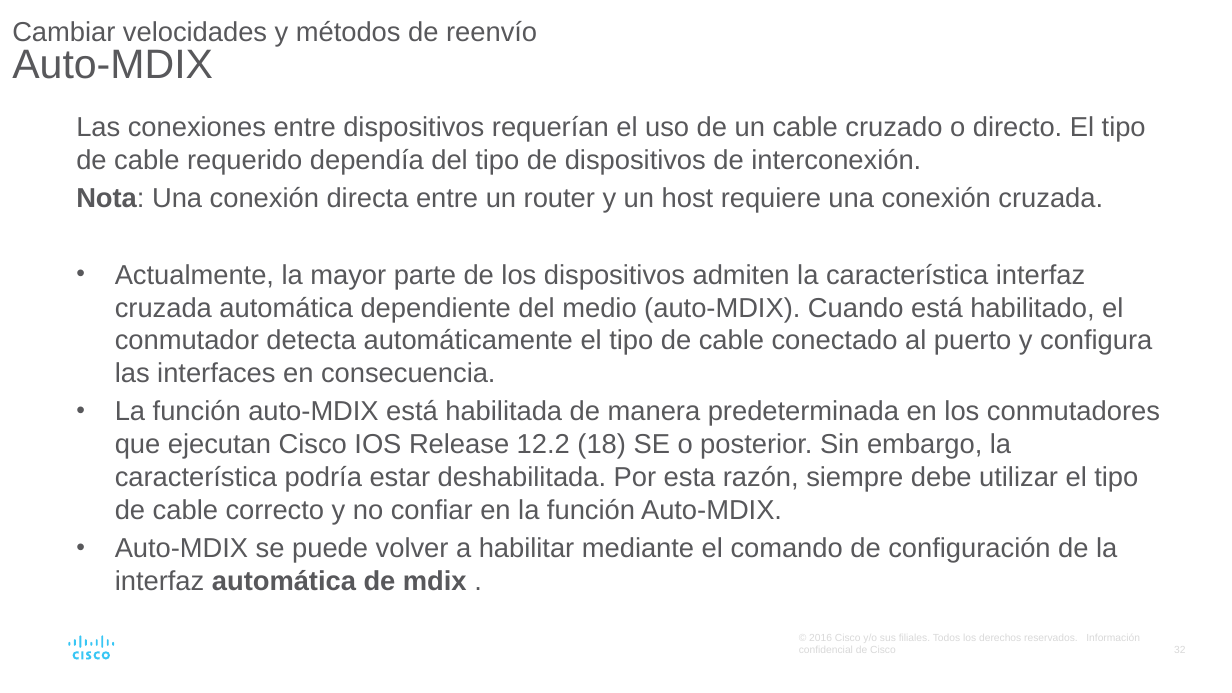
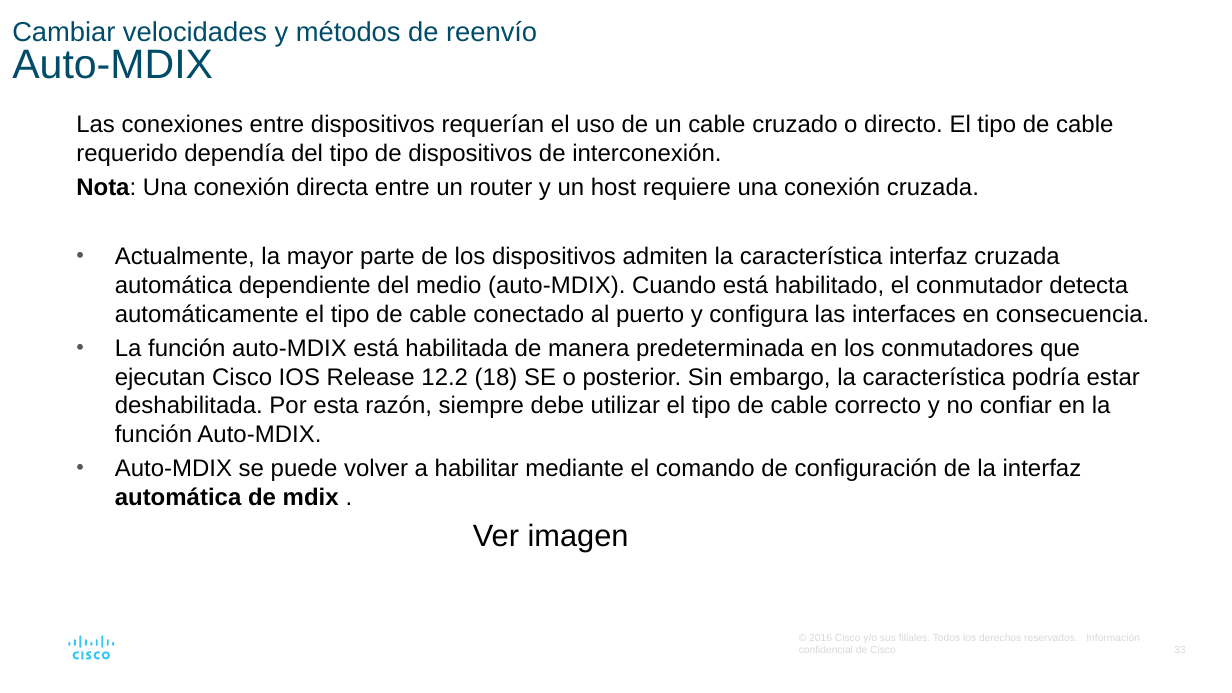
Before and after one commit to giganteavila/PAR, a slide deck: slide 33 of Presentaciones/7-Switching Ethernet.odp (slide 32 before the commit). Drawn at 1232x693 pixels with LibreOffice and Linux fonts; fonts in the diff are those of the drawing. Boxes give left, top, right and bottom in pixels: in the first picture for what was removed or moved away, otherwise in the second. Text is boxed around its words. In the diff, an @@ line names an element or a change of style, - is before the commit and + after.

```diff
--- a/Presentaciones/7-Switching Ethernet.odp
+++ b/Presentaciones/7-Switching Ethernet.odp
@@ title "Cambiar velocidades y métodos de ..." at (x1=12, y1=21, x2=537, y2=79): text colour #58585B to #004C69 @@
@@ text "Las conexiones entre dispositivos requerían ..." at (x1=76, y1=114, x2=1149, y2=506): size 16 to 14 pt, text colour #58585B to #000000 @@
@@ text added at (x1=473, y1=523, x2=629, y2=551), 18 pt, text #000000 @@
+Ver imagen
```
Also in this commit, not shown: 29 other slides changed, 1 slide added.
